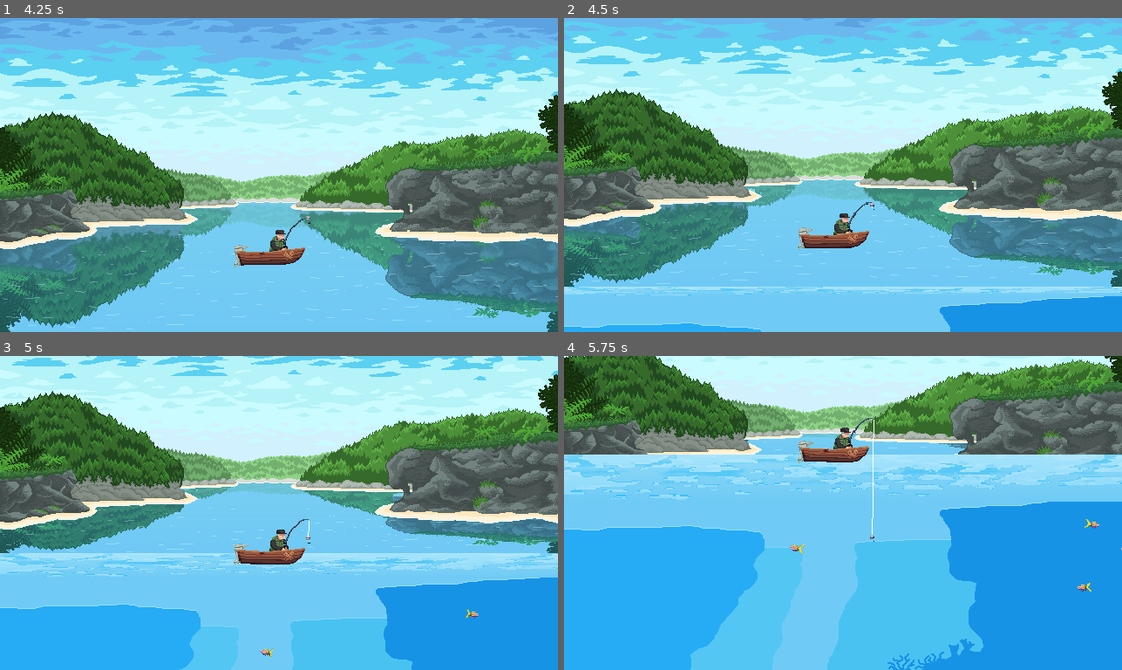
Above: before the commit, frames 1-4 (two rows, left to right).
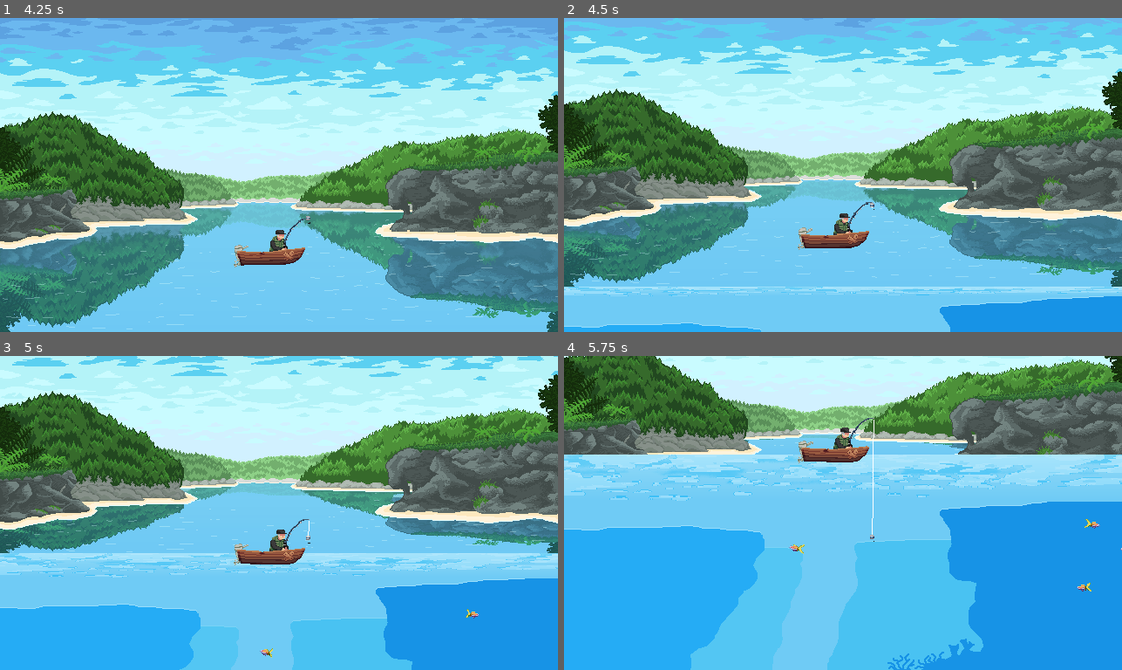
Above: after the commit, the same moments.

Repository: Bad-Onion/gyotaku
Game: Godot game, scene res://main.tscn
Same seed, same stepped clock (60 frames per second), same inputs: the game is played once before the commit and once after it.
Inputs (mouse positions are in pixels of both pictures, inside the frame that each line leads up to):
- Up to frame 1 (4.25 s): click "Jogar" at 0.5 s; move the mouse to (401, 159) at 1.27 s; click (401, 159) at 1.35 s; move the mouse to (167, 190) at 2.02 s; click (167, 190) at 2.1 s; move the mouse to (334, 105) at 2.77 s; click (334, 105) at 2.85 s; move the mouse to (251, 237) at 3.52 s; click (251, 237) at 3.6 s
- Up to frame 2 (4.5 s): move the mouse to (1010, 222) at 4.27 s; click (1010, 222) at 4.35 s
- Up to frame 3 (5 s): no input
- Up to frame 4 (5.75 s): move the mouse to (675, 465) at 5.02 s; click (675, 465) at 5.1 s

Frame 1 is identical in both runs. In frame 2, 1.5% of the frame differs, in the area x 0-100%, y 53-89%; in frame 3, 1.2%; in frame 4, 0.7%.

Commit message:
adding camera perspective

Diff:
--- a/gyotaku/scenes/levels/level_1/level_1.gd
+++ b/gyotaku/scenes/levels/level_1/level_1.gd
@@ -6,31 +6,12 @@
 @onready var fishing_mechanic_system: FishingMechanicSystem = %FishingMechanicSystem
 @onready var fishing_cursor_ui: FishingCursorUI = %FishingCursorUI
 
-@onready var main_camera: FishingCamera = %MainCamera
-@onready var boat: AnimatedSprite2D = %Boat
-
-@onready var surface_water_sprite: Sprite2D = %Background/OkinawaBackground/SurfaceWater/Water
-@onready var ceiling_water_sprite: Sprite2D = %Background/OkinawaUnderwaterBackground/CeilingLayer/UnderwaterCeiling
-
-const BOAT_SURFACE_Y: float = 269.5
-const BOAT_UNDERWATER_Y: float = 360.0
-const WATERLINE_Y: float = 360.0
-
-var _last_cam_y: float = 0.0
-var _boat_target_y: float = BOAT_SURFACE_Y
-
 
 func _ready() -> void:
 	fishing_hook.fish_hooked.connect(_on_fish_hooked)
 	fishing_mechanic_system.fish_caught.connect(_on_fish_caught)
 	fishing_mechanic_system.fish_escaped.connect(_on_fish_escaped)
 	fishing_mechanic_system.line_broke.connect(_on_line_broke)
-
-	_setup_perfect_anchors()
-
-
-func _process(_delta: float) -> void:
-	_handle_perspective_transition()
 
 
 func _on_fish_hooked(fish: Fish) -> void:
@@ -57,57 +38,3 @@
 func _end_minigame() -> void:
 	fishing_cursor_ui.deactivate()
 	fishing_hook.reset()
-
-
-func _handle_perspective_transition() -> void:
-	if not main_camera: return
-
-	var cam_y: float = main_camera.global_position.y
-
-	if boat:
-		var cam_delta: float = cam_y - _last_cam_y
-		# If the delta is massive (camera snapped on frame 1), ignore it to prevent teleportation
-		if cam_delta > 0.0 and cam_delta < 50.0:
-			_boat_target_y += cam_delta
-
-		_boat_target_y = min(_boat_target_y, BOAT_UNDERWATER_Y)
-		boat.base_y = _boat_target_y
-
-	_last_cam_y = cam_y
-
-	# Calculate a single unified transition weight to ensure 0 gaps.
-	var start_transition_y: float = 220.0
-	var end_transition_y: float = 500.0
-	var transition_weight: float = clamp((cam_y - start_transition_y) / (end_transition_y - start_transition_y), 0.0, 1.0)
-
-	# Only shrink/grow. Do not touch position.y here so Parallax can do its job.
-	if surface_water_sprite:
-		surface_water_sprite.scale.y = 1.0 - transition_weight
-
-	if ceiling_water_sprite:
-		ceiling_water_sprite.scale.y = transition_weight
-
-func _setup_perfect_anchors() -> void:
-	# 1. Anchor Surface Water: Pivot at the BOTTOM edge, sitting exactly at Y=360
-	if surface_water_sprite and surface_water_sprite.texture:
-		var tex_w: float = surface_water_sprite.texture.get_width()
-		var tex_h: float = surface_water_sprite.texture.get_height()
-		var start_x: float = surface_water_sprite.position.x
-		if surface_water_sprite.centered:
-			start_x -= tex_w / 2.0
-
-		surface_water_sprite.centered = false
-		surface_water_sprite.offset = Vector2(0, -tex_h) # Forces pivot to the bottom
-		surface_water_sprite.position = Vector2(start_x, WATERLINE_Y)
-
-	# 2. Anchor Ceiling Water: Pivot at the TOP edge, sitting exactly at Y=360
-	if ceiling_water_sprite and ceiling_water_sprite.texture:
-		var tex_w: float = ceiling_water_sprite.texture.get_width()
-		var start_x: float = ceiling_water_sprite.position.x
-		if ceiling_water_sprite.centered:
-			start_x -= tex_w / 2.0
-
-		ceiling_water_sprite.centered = false
-		ceiling_water_sprite.offset = Vector2(0, 0) # Forces pivot to the top
-		ceiling_water_sprite.position = Vector2(start_x, WATERLINE_Y)
-		ceiling_water_sprite.scale.y = 0.0
--- a/gyotaku/scenes/levels/level_1/level_1.tscn
+++ b/gyotaku/scenes/levels/level_1/level_1.tscn
@@ -22,6 +22,7 @@
 [ext_resource type="Script" uid="uid://btmllpkc3kjpr" path="res://scenes/interactables/fishing_cursor_ui/components/world_line_controller.gd" id="21_1iula"]
 [ext_resource type="Script" uid="uid://bp6jpcuc73prj" path="res://scenes/interactables/fishing_cursor_ui/components/fishing_line_renderer.gd" id="21_41r28"]
 [ext_resource type="Script" uid="uid://14b38vmfp2df" path="res://scenes/entities/fishes/components/fish_spawn_config.gd" id="22_1fq2y"]
+[ext_resource type="Script" uid="uid://dkhbiegwf0u0s" path="res://scenes/mechanics/camera/perspective_transition_controller.gd" id="22_vva6n"]
 [ext_resource type="PackedScene" uid="uid://cqg1mwy0btwtj" path="res://scenes/entities/fishes/gurukun/gurukun.tscn" id="23_q7p11"]
 [ext_resource type="PackedScene" uid="uid://cshlrv7ow3bj4" path="res://scenes/entities/fishes/arraia/arraia.tscn" id="24_vva6n"]
 [ext_resource type="PackedScene" uid="uid://b8bsagrbkjjak" path="res://scenes/entities/fishes/ghost_fish/ghost_fish.tscn" id="25_q7p11"]
@@ -205,6 +206,11 @@
 
 [node name="FishesContainer" type="Node2D" parent="Systems" unique_id=35673712]
 
+[node name="PerspectiveTransitionController" type="Node" parent="Systems" unique_id=1399474559 node_paths=PackedStringArray("main_camera", "boat")]
+script = ExtResource("22_vva6n")
+main_camera = NodePath("../../MainCamera")
+boat = NodePath("../../Boat")
+
 [node name="FishingHook" type="Node" parent="." unique_id=209616824]
 
 [node name="FishingHook" parent="FishingHook" unique_id=2042041991 groups=["bait"] instance=ExtResource("1_7uxs1")]
--- /dev/null
+++ b/gyotaku/scenes/mechanics/camera/perspective_transition_controller.gd
@@ -0,0 +1,78 @@
+class_name PerspectiveTransitionController
+extends Node
+
+
+@export var main_camera: Camera2D
+@export var boat: Node2D
+
+@onready var surface_water_sprite: Sprite2D = %Background/OkinawaBackground/SurfaceWater/Water
+@onready var ceiling_water_sprite: Sprite2D = %Background/OkinawaUnderwaterBackground/CeilingLayer/UnderwaterCeiling
+@onready var depth_layer: ParallaxLayer = %Background/OkinawaUnderwaterBackground/DepthLayer
+
+const BOAT_SURFACE_Y: float = 269.5
+const BOAT_UNDERWATER_Y: float = 360.0
+const WATERLINE_Y: float = 360.0
+
+var _last_cam_y: float = 0.0
+var _boat_target_y: float = BOAT_SURFACE_Y
+
+
+func _ready() -> void:
+	_setup_perfect_anchors()
+
+
+func _process(_delta: float) -> void:
+	_handle_perspective_transition()
+
+
+func _handle_perspective_transition() -> void:
+	if not main_camera: return
+
+	var camera_y: float = main_camera.global_position.y
+
+	if boat:
+		var cam_delta: float = camera_y - _last_cam_y
+
+		if cam_delta > 0.0 and cam_delta < 50.0:
+			_boat_target_y += cam_delta
+
+		_boat_target_y = min(_boat_target_y, BOAT_UNDERWATER_Y)
+		boat.base_y = _boat_target_y
+
+	_last_cam_y = camera_y
+
+	var start_transition_y: float = 220.0
+	var end_transition_y: float = 500.0
+	var transition_weight: float = clamp((camera_y - start_transition_y) / (end_transition_y - start_transition_y), 0.0, 1.0)
+
+	if surface_water_sprite:
+		surface_water_sprite.scale.y = 1.0 - transition_weight
+
+	if ceiling_water_sprite:
+		ceiling_water_sprite.scale.y = transition_weight
+
+
+func _setup_perfect_anchors() -> void:
+	if surface_water_sprite and surface_water_sprite.texture:
+		var tex_w: float = surface_water_sprite.texture.get_width()
+		var tex_h: float = surface_water_sprite.texture.get_height()
+		var start_x: float = surface_water_sprite.position.x
+
+		if surface_water_sprite.centered:
+			start_x -= tex_w / 2.0
+
+		surface_water_sprite.centered = false
+		surface_water_sprite.offset = Vector2(0, -tex_h)
+		surface_water_sprite.position = Vector2(start_x, WATERLINE_Y)
+
+	if ceiling_water_sprite and ceiling_water_sprite.texture:
+		var tex_w: float = ceiling_water_sprite.texture.get_width()
+		var start_x: float = ceiling_water_sprite.position.x
+
+		if ceiling_water_sprite.centered:
+			start_x -= tex_w / 2.0
+
+		ceiling_water_sprite.centered = false
+		ceiling_water_sprite.offset = Vector2(0, 0)
+		ceiling_water_sprite.position = Vector2(start_x, WATERLINE_Y)
+		ceiling_water_sprite.scale.y = 0.0
Not shown, added: gyotaku/scenes/mechanics/camera/perspective_transition_controller.gd.uid
